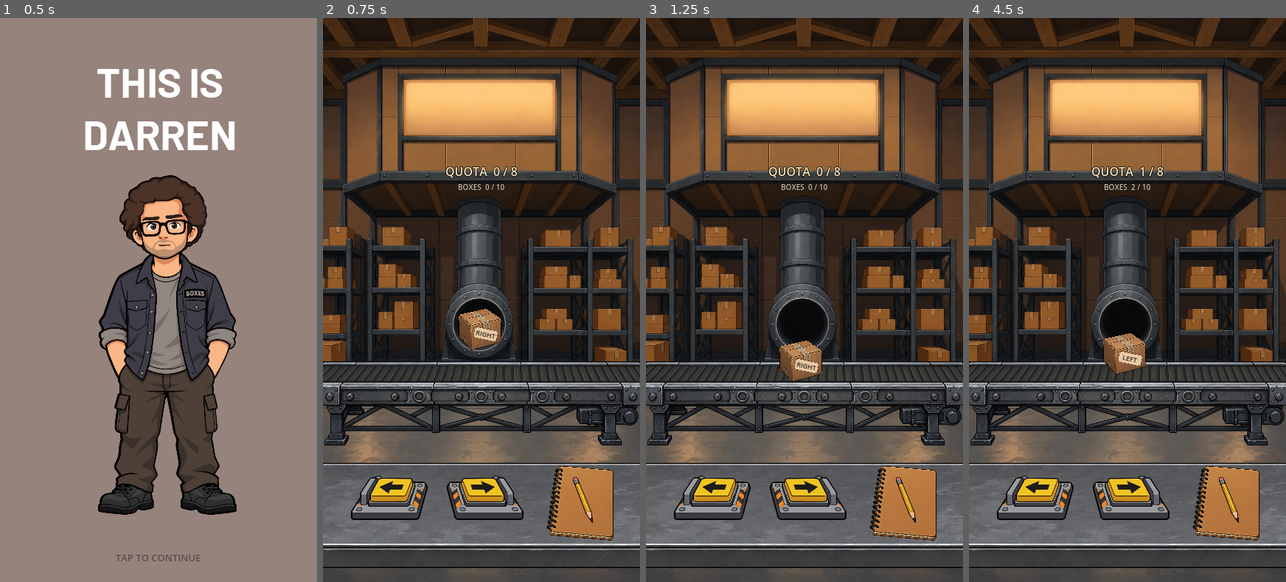
Above: before the commit, frames 1-4 (left to right).
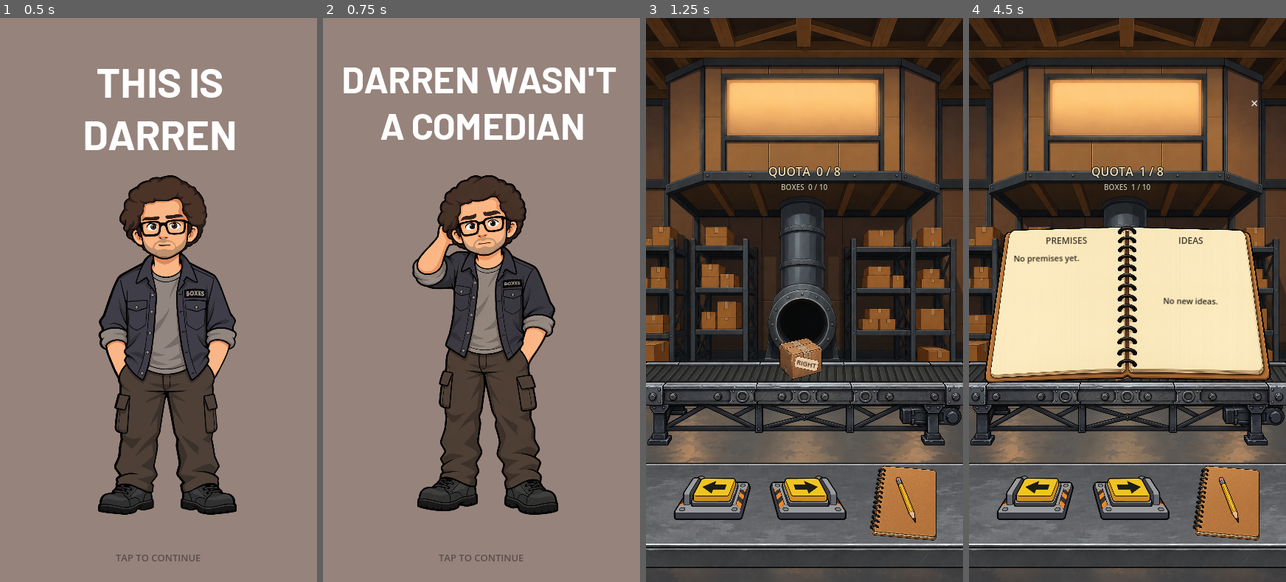
Above: after the commit, the same moments.

Repository: patrickcallahancomedy/comedian
Game: Godot game, scene res://scenes/story/story_sequence.tscn
The game is run twice, just before and just after one commit, with the same random seed, the same clock (stepped at 60 frames per second) and the same inputs.
Inputs (mouse positions are in pixels of both pictures, inside the frame that each line leads up to):
- Up to frame 1 (0.5 s): no input
- Up to frame 2 (0.75 s): tap Enter (ui_accept) at 0.5 s; move the mouse to (551, 271) at 0.52 s; click (551, 271) at 0.67 s
- Up to frame 3 (1.25 s): tap Enter (ui_accept) at 0.77 s
- Up to frame 4 (4.5 s): click (1038, 491) at 1.27 s; click (1127, 491) at 2.02 s; move the mouse to (1064, 328) at 2.77 s; click (1064, 328) at 2.92 s; tap Enter (ui_accept) at 3.02 s; move the mouse to (1159, 175) at 3.52 s; click (1159, 175) at 3.67 s; click (1232, 497) at 4.27 s

Frame 1 is identical in both runs. In frame 2, 97% of the frame differs, in the area x 0-100%, y 0-100%; in frame 3, 0.4%; in frame 4, 22%.

Commit message:
Prevent mobile taps from skipping story pages

Diff:
--- a/godot/scripts/story/story_sequence.gd
+++ b/godot/scripts/story/story_sequence.gd
@@ -5,15 +5,20 @@
 	preload("res://scenes/story/pages/02_not_comedian.tscn"),
 ]
 
+const ADVANCE_DEBOUNCE_MS := 250
+
 @onready var page_host: Control = $PageHost
 var page_index := 0
 var current_page: Control
+var last_advance_ms := -ADVANCE_DEBOUNCE_MS
+
 @export_file("*.tscn")
 var next_scene_path: String = "res://scenes/boxes/boxes_module.tscn"
 
 
 func _ready() -> void:
 	_show_page(0)
+
 
 func _show_page(index: int) -> void:
 	if current_page != null:
@@ -22,6 +27,7 @@
 	page_index = index
 	current_page = PAGES[page_index].instantiate()
 	page_host.add_child(current_page)
+
 
 func _input(event: InputEvent) -> void:
 	var advance := false
@@ -36,6 +42,12 @@
 	if not advance:
 		return
 
+	var now_ms := Time.get_ticks_msec()
+	if now_ms - last_advance_ms < ADVANCE_DEBOUNCE_MS:
+		return
+
+	last_advance_ms = now_ms
+
 	var next_page := page_index + 1
 
 	if next_page < PAGES.size():
